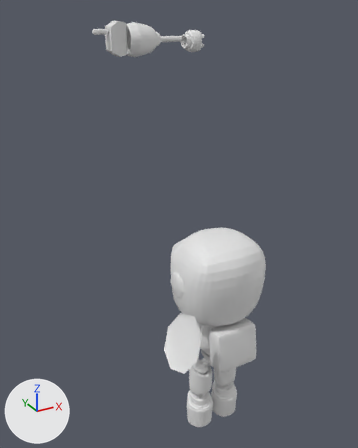
One commit to the Blender file rbt_arg.blend: the scene before it, then after it.
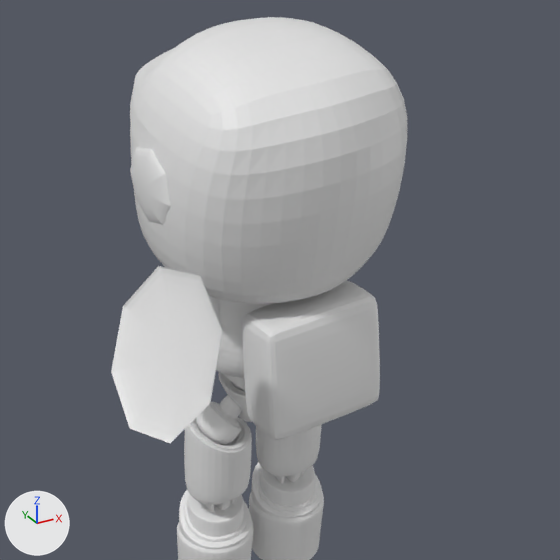
The first picture shows the older version from a 50 mm camera at (-2.75, -4.13, 3.59) aimed at (-0.43, 0.1, 1.47). The close-ups show both versions on the part from 35% to 89% of the width and 50% to 92% of the height of that picture; other places that the commit changed are outside them. The lights are fixed; the arrows at lower left show +X, +Y and +Z.

Script lines for the objects in view, before the commit:
```python
me_cube_006 = bpy.data.meshes.new('Cube.006')
me_cube_006.from_pydata(...)  # 76 vertices, 70 faces; spans x -1.1..0.0, y -1.0..1.0, z -0.96..0.27
me_cube_006.polygons.foreach_set('use_smooth', [True] * 70)
me_cylinder_006 = bpy.data.meshes.new('Cylinder.006')
me_cylinder_006.from_pydata(...)  # 536 vertices, 532 faces; spans x -1.87..0.02, y -0.92..0.94, z -6.69..-1.61
me_sphere_001 = bpy.data.meshes.new('Sphere.001')
me_sphere_001.from_pydata(...)  # 65 vertices, 64 faces; spans x 0.33..1.24, y -2.95..-0.95, z 0.3..2.09
ob_pelvis = bpy.data.objects.new('pelvis', me_cube_006)
ob_pelvis.location = (0.0, 0.0, -0.292)
ob_pelvis.scale = (0.16, 0.16, 0.16)
_m = ob_pelvis.modifiers.new('Mirror', 'MIRROR')
_m.use_clip = True
_m = ob_pelvis.modifiers.new('Subdivision', 'SUBSURF')
_m.levels = 2
ob_quadril = bpy.data.objects.new('quadril', me_cylinder_006)
ob_quadril.location = (0.0, 0.0, 0.0)
ob_quadril.scale = (0.2, 0.2, 0.2)
_m = ob_quadril.modifiers.new('Mirror', 'MIRROR')
_m = ob_quadril.modifiers.new('Subdivision', 'SUBSURF')
_m.levels = 2
ob_sphere_001 = bpy.data.objects.new('Sphere.001', me_sphere_001)
ob_sphere_001.location = (-1.008, 0.0, 0.165)
ob_sphere_001.scale = (0.303, 0.303, 0.303)
# also in view: 'Sphere.002' at (0.0, 0.0, 0.79); 'peitoal' at (0.0, 0.0, 0.08); 'cabeca' at (0.0, 0.0, 0.81); 'mochila' at (0.0, -0.39, 0.08)
```
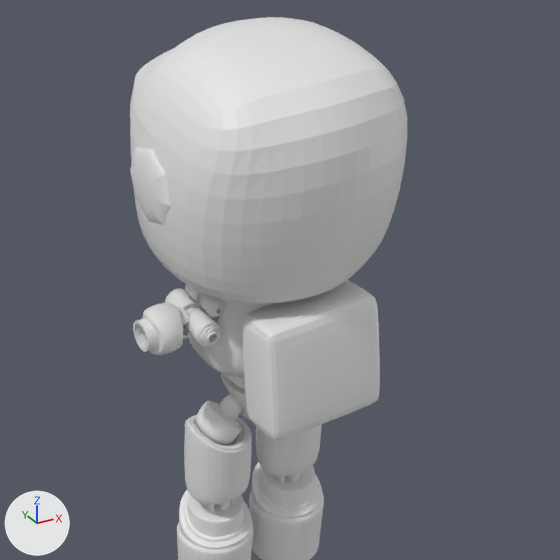
Location of each change, [x1, y1, x2, y2] in pixels of the close-ups (560 x 560 px):
'Sphere.001', deleted: before [111, 266, 223, 443]
'Cylinder', added: after [165, 279, 349, 347]
'pelvis', moved: before [218, 372, 252, 422]; after [221, 373, 251, 421]
'Cylinder.001', added: after [185, 285, 224, 317]
'arm', unchanged, uncovered by the edit: after [133, 303, 189, 355]

What changed in the scene script:
```text
Add me_cylinder_008:
    me_cylinder_008.from_pydata(...)  # 112 vertices, 104 faces; spans x -0.2971..-0.2185, y 0.0..0.1107, z 0.1747..0.2533
    me_cylinder_008.polygons.foreach_set('use_smooth', [True] * 104)
Add me_cylinder_007:
    me_cylinder_007.from_pydata(...)  # 112 vertices, 104 faces; spans x -0.37..-0.255, y 0.0..0.159, z 0.08..0.195
    me_cylinder_007.polygons.foreach_set('use_smooth', [True] * 104)
Remove ob_sphere_001:
    ob_sphere_001 = bpy.data.objects.new('Sphere.001', me_sphere_001)
    ob_sphere_001.location = (-1.008, 0.0, 0.165)
    ob_sphere_001.scale = (0.303, 0.303, 0.303)
Change ob_pelvis:
    ob_pelvis.location: (0.0, 0.0, -0.292) -> (0.011, 0.0, -0.289)
Add ob_cylinder_001:
    ob_cylinder_001 = bpy.data.objects.new('Cylinder.001', me_cylinder_008)
    ob_cylinder_001.location = (0.0, 0.0, 0.0)
    _m = ob_cylinder_001.modifiers.new('Mirror', 'MIRROR')
    _m.use_axis = (True, True, False)
    _m.use_clip = True
    _m = ob_cylinder_001.modifiers.new('Subdivision', 'SUBSURF')
    _m.levels = 2
Add ob_cylinder:
    ob_cylinder = bpy.data.objects.new('Cylinder', me_cylinder_007)
    ob_cylinder.location = (0.0, 0.0, 0.0)
    _m = ob_cylinder.modifiers.new('Mirror', 'MIRROR')
    _m.use_axis = (True, True, False)
    _m.use_clip = True
    _m = ob_cylinder.modifiers.new('Subdivision', 'SUBSURF')
    _m.levels = 2
```
